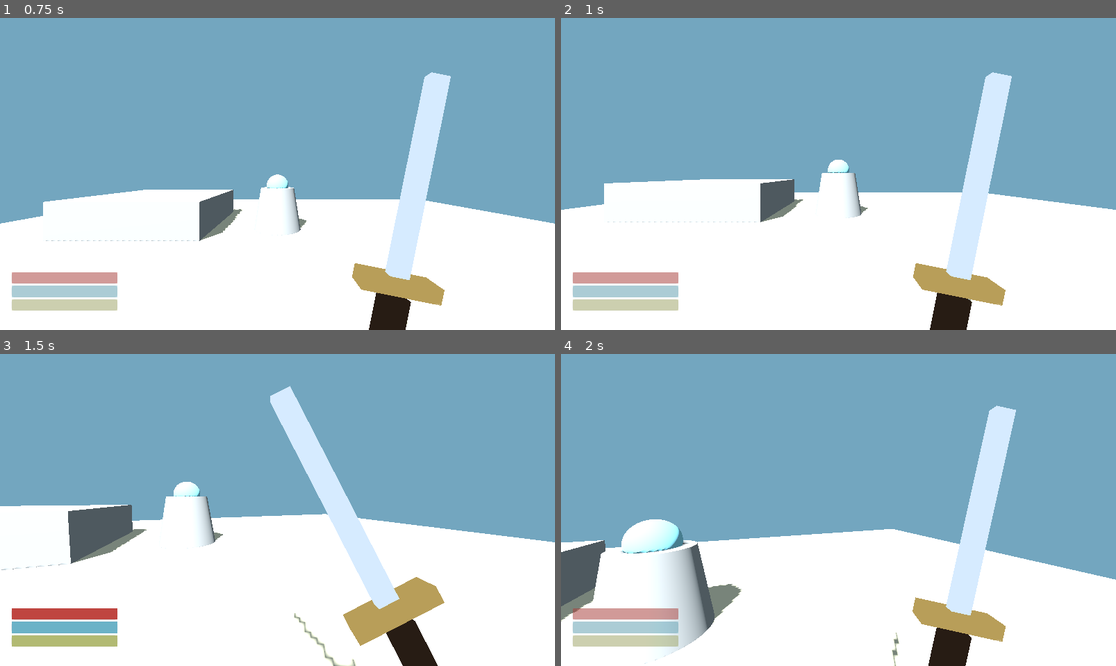
Above: before the commit, frames 1-4 (two rows, left to right).
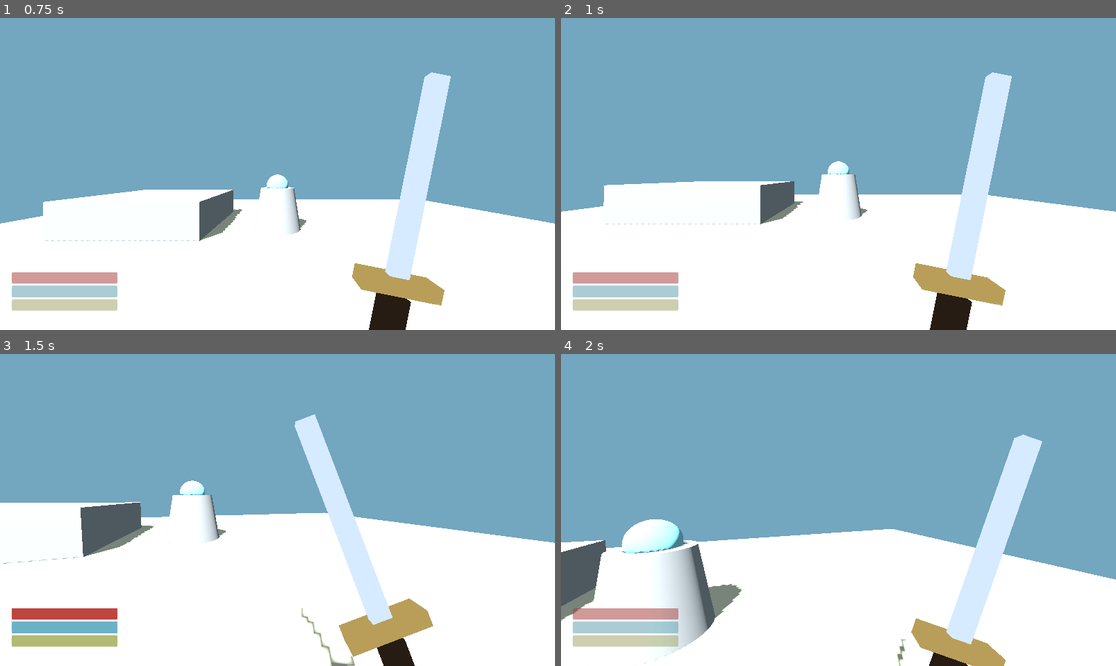
Above: after the commit, the same moments.

Repository: nanhudev/SEKAI
Game: Godot game, scene res://scenes/main/Main.tscn
Same seed, same stepped clock (60 frames per second), same inputs: the game is played once before the commit and once after it.
Inputs (mouse positions are in pixels of both pictures, inside the frame that each line leads up to):
- Up to frame 1 (0.75 s): click "进入战斗沙盒" at 0.5 s
- Up to frame 2 (1 s): no input
- Up to frame 3 (1.5 s): tap Enter at 1.25 s; move the mouse to (305, 510) at 1.27 s; hold W (move_forward) from 1.28 s (still down); hold Shift (sprint) from 1.28 s (still down); click (305, 510) at 1.42 s
- Up to frame 4 (2 s): keep holding W (move_forward); keep holding Shift (sprint); tap Space (jump) at 1.52 s

Frame 1 is identical in both runs. In frame 2, 0.8% of the frame differs, in the area x 0-100%, y 45-99%; in frame 3, 6.0%; in frame 4, 7.3%, in the area x 0-100%, y 16-100%.

Commit message:
feat: rebuild first-person locomotion camera motion

Diff:
--- a/godot/scripts/camera/camera_feedback_controller.gd
+++ b/godot/scripts/camera/camera_feedback_controller.gd
@@ -6,10 +6,13 @@
 @export var base_fov := 75.0
 @export var settle_speed := 9.0
 @export var trauma_decay := 1.8
+@export_range(0.0, 2.0, 0.05) var camera_motion_strength := 1.0
+@export_range(0.0, 2.0, 0.05) var camera_shake_strength := 1.0
 
-@onready var motion_pivot: Node3D = get_parent().get_node("CameraRig/LookPivot/MotionPivot")
-@onready var shake_pivot: Node3D = get_parent().get_node("CameraRig/LookPivot/MotionPivot/ShakePivot")
-@onready var camera: Camera3D = get_parent().get_node("CameraRig/LookPivot/MotionPivot/ShakePivot/Camera3D")
+@onready var player: CharacterBody3D = get_parent()
+@onready var motion_pivot: Node3D = player.get_node("CameraRig/LookPivot/MotionPivot")
+@onready var shake_pivot: Node3D = player.get_node("CameraRig/LookPivot/MotionPivot/ShakePivot")
+@onready var camera: Camera3D = player.get_node("CameraRig/LookPivot/MotionPivot/ShakePivot/Camera3D")
 
 var impulse := Vector2.ZERO
 var trauma := 0.0
@@ -18,6 +21,16 @@
 var roll := 0.0
 var noise_time := 0.0
 var preset := Preset.NORMAL
+var gait_phase := 0.0
+var gait_weight := 0.0
+var step_pulse := 0.0
+var sprint_fov := 0.0
+var look_lag := Vector2.ZERO
+var velocity_lag := Vector3.ZERO
+var smoothed_position := Vector3.ZERO
+var smoothed_rotation := Vector3.ZERO
+var was_grounded := false
+var previous_vertical_speed := 0.0
 
 
 func cycle_preset() -> String:
@@ -30,6 +43,11 @@
 		Preset.EXAGGERATED: return "Exaggerated"
 		Preset.OFF: return "Off"
 		_: return "Normal"
+
+
+func on_mouse_look(delta_radians: Vector2) -> void:
+	look_lag += delta_radians
+	look_lag = look_lag.limit_length(0.25)
 
 
 func add_impulse(direction: Vector2, strength: float = 1.0) -> void:
@@ -59,9 +77,49 @@
 	impulse = impulse.lerp(Vector2.ZERO, decay)
 	fov_offset = lerpf(fov_offset, 0.0, decay)
 	roll = lerpf(roll, 0.0, decay)
+	look_lag = look_lag.lerp(Vector2.ZERO, minf(1.0, delta * 11.0))
 	trauma = maxf(0.0, trauma - trauma_decay * delta)
+	step_pulse = move_toward(step_pulse, 0.0, delta * 0.55)
+
+	var horizontal_speed := Vector2(player.velocity.x, player.velocity.z).length()
+	var grounded := player.is_on_floor()
+	var sprinting := grounded and horizontal_speed > 1.0 and Input.is_action_pressed("sprint")
+	var moving := grounded and horizontal_speed > 0.35
+	gait_weight = lerpf(gait_weight, minf(1.0, horizontal_speed / 3.5) if moving else 0.0, minf(1.0, delta * 8.0))
+	if moving:
+		var old_step := floori(gait_phase / PI)
+		gait_phase += delta * (15.0 if sprinting else 10.0)
+		if floori(gait_phase / PI) > old_step:
+			step_pulse = 0.028 if sprinting else 0.012
+	if grounded and not was_grounded and previous_vertical_speed < -3.0:
+		landing_impulse(minf(1.8, -previous_vertical_speed / 8.0))
+	was_grounded = grounded
+	previous_vertical_speed = player.velocity.y
+
+	var motion_scale := camera_motion_strength
+	var gait_scale := 2.0 if sprinting else 1.0
+	var local_velocity := player.global_basis.inverse() * player.velocity
+	velocity_lag = velocity_lag.lerp(local_velocity, minf(1.0, delta * 7.0))
+	var velocity_error := local_velocity - velocity_lag
+	var target_position := Vector3(
+		sin(gait_phase) * 0.018 * gait_weight * gait_scale - velocity_error.x * 0.002,
+		-abs(sin(gait_phase)) * 0.025 * gait_weight * gait_scale - step_pulse,
+		-velocity_error.z * 0.002
+	)
+	var target_rotation := Vector3(
+		sin(gait_phase * 2.0) * 0.016 * gait_weight * gait_scale + step_pulse * 0.25 + look_lag.y * 0.10,
+		sin(gait_phase) * 0.007 * gait_weight + look_lag.x * 0.06,
+		sin(gait_phase) * 0.018 * gait_weight * gait_scale - local_velocity.x * 0.002
+	)
+	if sprinting:
+		target_rotation.x += sin(gait_phase * 3.0) * 0.0015
+	smoothed_position = smoothed_position.lerp(target_position, minf(1.0, delta * 13.0))
+	smoothed_rotation = smoothed_rotation.lerp(target_rotation, minf(1.0, delta * 12.0))
+	sprint_fov = lerpf(sprint_fov, 4.5 if sprinting else 0.0, minf(1.0, delta * 7.0))
+
 	var feedback_scale := 3.0 if preset == Preset.EXAGGERATED else (0.0 if preset == Preset.OFF else 1.0)
-	motion_pivot.rotation = Vector3(impulse.y, impulse.x, roll) * feedback_scale
-	var shake := trauma * trauma * 0.018
-	shake_pivot.position = Vector3(sin(noise_time * 1.7), cos(noise_time * 2.1), 0.0) * shake * feedback_scale
-	camera.fov = base_fov + (fov_hold + fov_offset) * feedback_scale
+	motion_pivot.position = smoothed_position * motion_scale
+	motion_pivot.rotation = smoothed_rotation * motion_scale + Vector3(impulse.y, impulse.x, roll) * feedback_scale * camera_shake_strength
+	var shake := trauma * trauma * 0.018 * feedback_scale * camera_shake_strength
+	shake_pivot.position = Vector3(sin(noise_time * 1.7), cos(noise_time * 2.1), 0.0) * shake
+	camera.fov = base_fov + (fov_hold + fov_offset) * feedback_scale + sprint_fov * motion_scale
--- a/godot/scripts/player/player_movement.gd
+++ b/godot/scripts/player/player_movement.gd
@@ -35,6 +35,7 @@
 func _unhandled_input(event: InputEvent) -> void:
 	if event is InputEventMouseMotion and Input.mouse_mode == Input.MOUSE_MODE_CAPTURED:
 		rotate_y(-event.relative.x * mouse_sensitivity)
+		$CameraFeedbackController.on_mouse_look(event.relative * mouse_sensitivity)
 		look_pivot.rotate_x(-event.relative.y * mouse_sensitivity)
 		look_pivot.rotation.x = clampf(look_pivot.rotation.x, -1.45, 1.45)
 	elif event.is_action_pressed("ui_cancel"):
--- a/godot/scripts/player/temp_sword_visual.gd
+++ b/godot/scripts/player/temp_sword_visual.gd
@@ -2,6 +2,8 @@
 # TEMP combat visual. Replace with the approved Chat2Blender sword asset later.
 
 @onready var combat: CombatController = get_node("../../../../../../CombatController")
+@onready var player: CharacterBody3D = combat.get_parent()
+@onready var camera_feedback: CameraFeedbackController = player.get_node("CameraFeedbackController")
 
 const IDLE_POSITION := Vector3(0.55, -0.52, -0.95)
 const IDLE_ROTATION := Vector3(0.0, 0.0, -0.2)
@@ -50,5 +52,11 @@
 		CombatController.State.IAIDO:
 			target_position = Vector3(0.58, -0.65, -0.78)
 			target_rotation = Vector3(0.0, 0.0, -1.1 if combat.state_time < 0.35 else 0.65)
-	position = position.lerp(target_position, minf(1.0, delta * 16.0))
+	if combat.state == CombatController.State.IDLE:
+		target_position.x -= camera_feedback.look_lag.x * 0.3
+		target_position.y += camera_feedback.look_lag.y * 0.22
+	if Input.is_action_pressed("sprint") and player.velocity.length() > 2.0:
+		target_position.y -= 0.13
+		target_rotation.z -= 0.12
+	position = position.lerp(target_position, minf(1.0, delta * 10.0))
 	rotation = rotation.lerp(target_rotation, minf(1.0, delta * 20.0))
--- a/godot/scripts/systems/main_flow.gd
+++ b/godot/scripts/systems/main_flow.gd
@@ -22,6 +22,8 @@
 	settings_menu.back_pressed.connect(_close_settings)
 	settings_menu.fov_slider.value_changed.connect(_apply_settings)
 	settings_menu.sensitivity_slider.value_changed.connect(_apply_settings)
+	settings_menu.motion_slider.value_changed.connect(_apply_settings)
+	settings_menu.shake_slider.value_changed.connect(_apply_settings)
 
 
 func _unhandled_input(event: InputEvent) -> void:
@@ -100,4 +102,6 @@
 	var player: CharacterBody3D = combat_sandbox.get_node("Player")
 	var camera_feedback: CameraFeedbackController = player.get_node("CameraFeedbackController")
 	camera_feedback.base_fov = settings_menu.fov_slider.value
+	camera_feedback.camera_motion_strength = settings_menu.motion_slider.value
+	camera_feedback.camera_shake_strength = settings_menu.shake_slider.value
 	player.set("mouse_sensitivity", settings_menu.sensitivity_slider.value)
--- a/godot/scripts/systems/settings_menu.gd
+++ b/godot/scripts/systems/settings_menu.gd
@@ -4,6 +4,8 @@
 
 var fov_slider: HSlider
 var sensitivity_slider: HSlider
+var motion_slider: HSlider
+var shake_slider: HSlider
 
 
 func _ready() -> void:
@@ -26,6 +28,14 @@
 	sensitivity_slider = _slider(0.001, 0.006, 0.0024)
 	sensitivity_slider.step = 0.0001
 	rows.add_child(sensitivity_slider)
+	rows.add_child(_label("镜头运动"))
+	motion_slider = _slider(0.0, 2.0, 1.0)
+	motion_slider.step = 0.05
+	rows.add_child(motion_slider)
+	rows.add_child(_label("镜头震动"))
+	shake_slider = _slider(0.0, 2.0, 1.0)
+	shake_slider.step = 0.05
+	rows.add_child(shake_slider)
 	var back := Button.new()
 	back.text = "返回"
 	back.custom_minimum_size = Vector2(300, 48)
